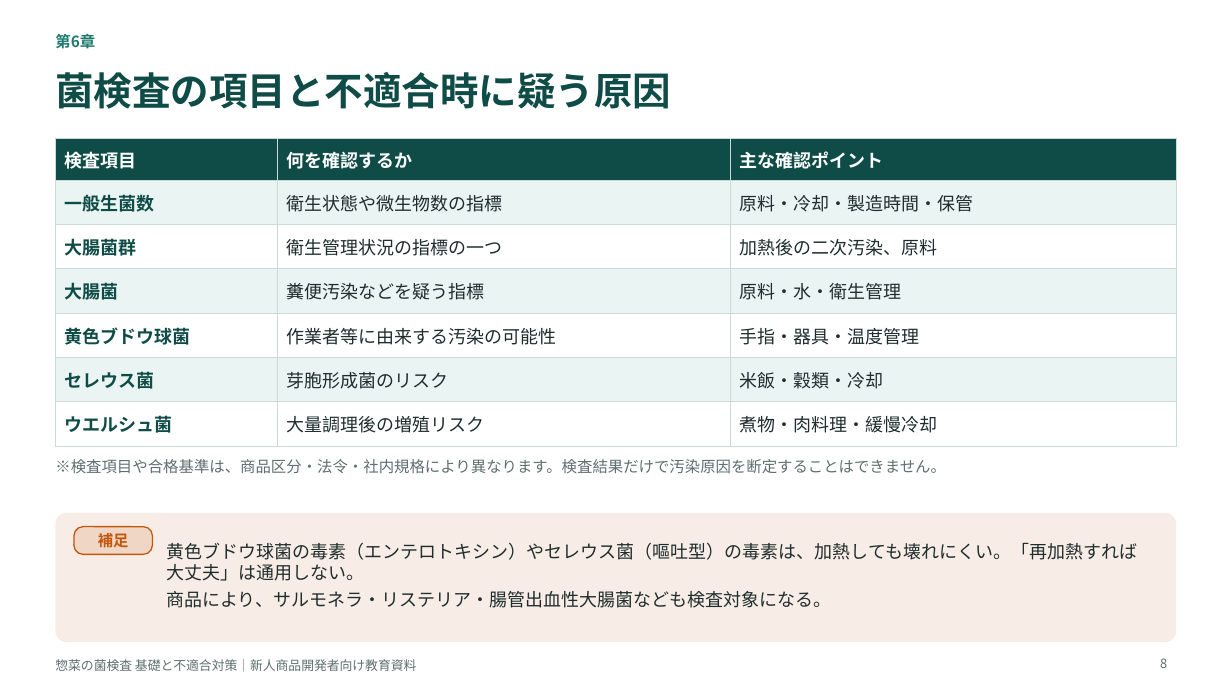
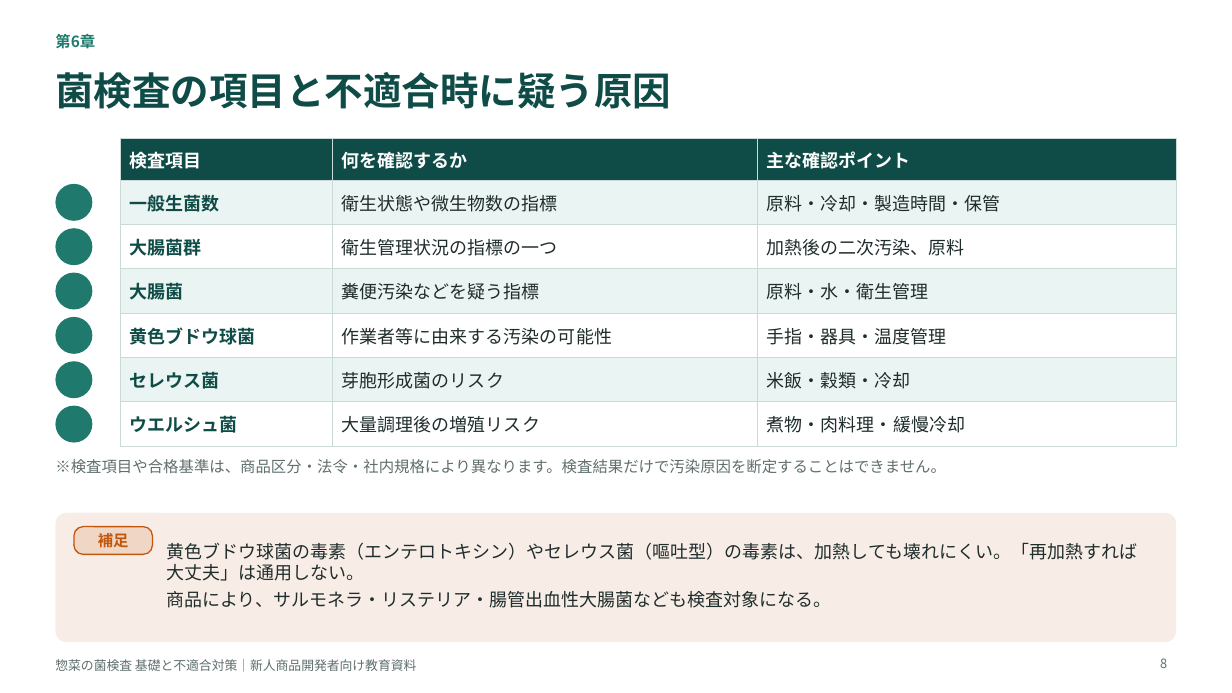
Before and after one commit to tanakashuhei-dotcom/shuhei0208, a slide deck: slide 8 of 菌検査教育資料.pptx. Drawn at 1232x693 pixels with LibreOffice and Linux fonts; fonts in the diff are those of the drawing; background and template pictures are left out. Boxes give left, top, right and bottom in pixels: in the first picture for what was removed or moved away, otherwise in the second. Text is boxed around its words. In the diff, an @@ line names an element or a change of style, - is before the commit and + after.

```diff
--- a/菌検査教育資料.pptx
+++ b/菌検査教育資料.pptx
@@ table: place and size @@
-table at <box>55,139,1177,437</box>
+table at <box>120,139,1177,437</box>
@@ ellipse added at <box>55,184,92,221</box>, fill #1F7A6D @@
@@ ellipse added at <box>55,228,92,265</box>, fill #1F7A6D @@
@@ ellipse added at <box>55,273,92,310</box>, fill #1F7A6D @@
@@ ellipse added at <box>55,317,92,354</box>, fill #1F7A6D @@
@@ ellipse added at <box>55,361,92,398</box>, fill #1F7A6D @@
@@ ellipse added at <box>55,406,92,443</box>, fill #1F7A6D @@
```
Also in this commit, not shown: 18 other slides changed, 1 slide added.
